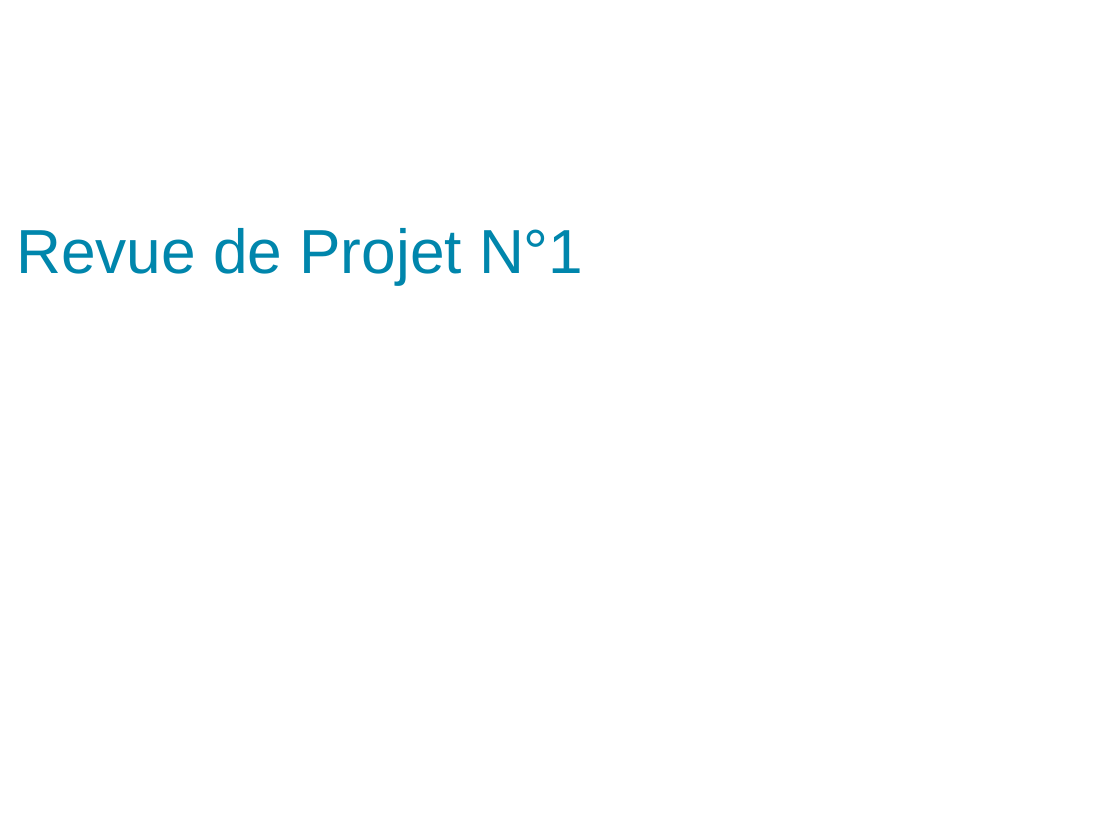
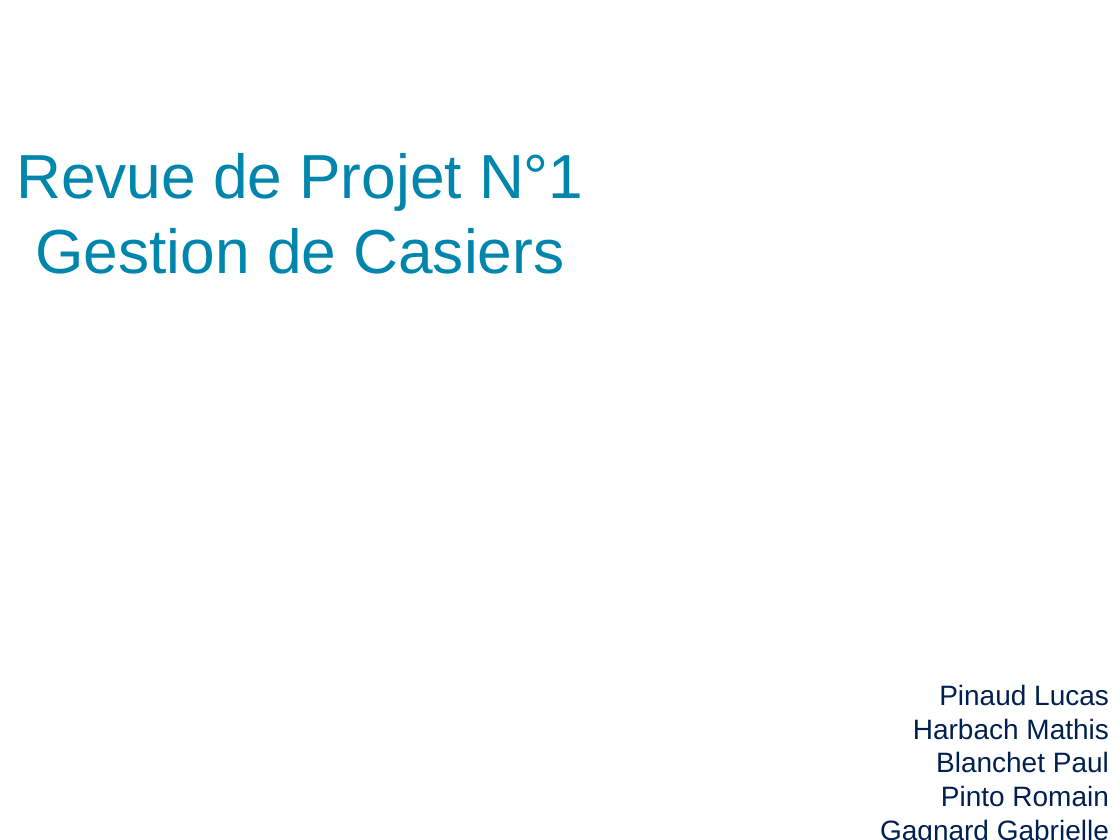
Before and after one commit to PinaudLucas/Projet, a slide deck: slide 1 of Lucas/Revue_1.odp. Drawn at 1120x840 pixels with LibreOffice and Linux fonts; fonts in the diff are those of the drawing; background and template pictures are left out. Boxes give left, top, right and bottom in pixels: in the first picture for what was removed or moved away, otherwise in the second. Text is boxed around its words. In the diff, an @@ line names an element or a change of style, - is before the commit and + after.

```diff
--- a/Lucas/Revue_1.odp
+++ b/Lucas/Revue_1.odp
@@ title at box(16, 153, 583, 274): text changed @@
-Revue de Projet N°1
+Revue de Projet N°1
+Gestion de Casiers
@@ text added at box(913, 684, 1109, 807), 18 pt, text #00204F @@
+Pinaud Lucas
+Harbach Mathis
+Blanchet Paul
+Pinto Romain
+Gagnard Gabrielle
```
Also in this commit, not shown: 2 other slides changed, 4 slides added, 1 slide removed.
